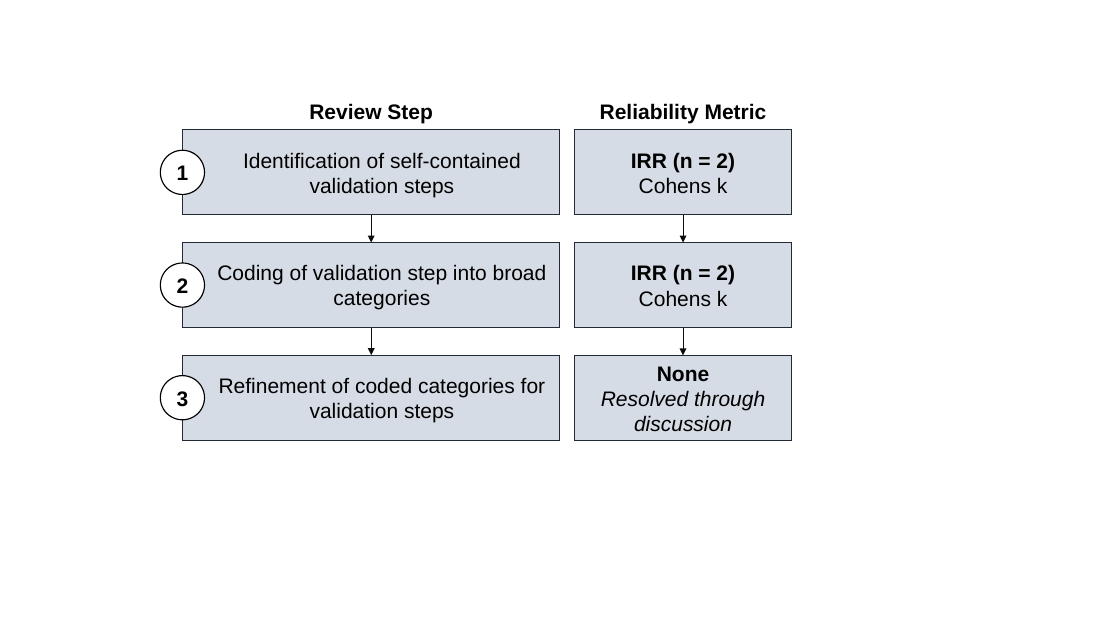
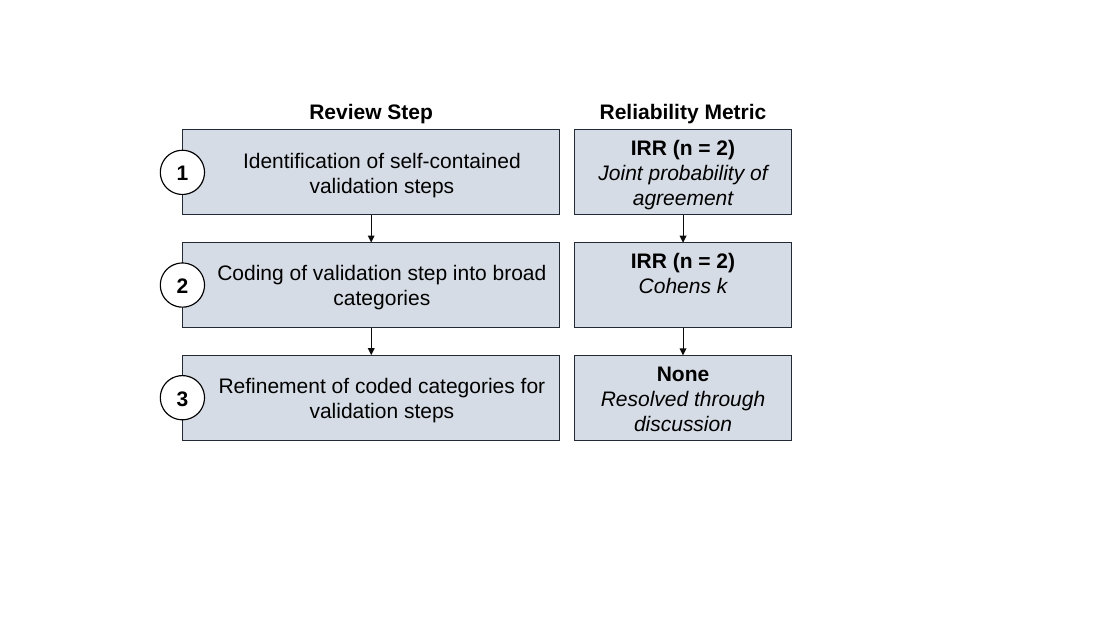
Before and after one commit to lukasbirki/Review_Validity, a slide deck: slide 1 of Review/3_plots/output/Presentation1.pptx. Drawn at 1120x630 pixels with LibreOffice and Linux fonts; fonts in the diff are those of the drawing. Boxes give left, top, right and bottom in pixels: in the first picture for what was removed or moved away, otherwise in the second. Text is boxed around its words. In the diff, an @@ line names an element or a change of style, - is before the commit and + after.

```diff
--- a/Review/3_plots/output/Presentation1.pptx
+++ b/Review/3_plots/output/Presentation1.pptx
@@ text in rectangle at box(598, 139, 767, 210): text changed; bold off; italic on @@
-IRR (n = 2)
-Cohens k
+IRR (n = 2)
+Joint probability of agreement
@@ rectangle "IRR (n = 2) Cohens ..." at box(575, 243, 791, 328): italic on in "Cohens k" @@
```
Also in this commit, not shown: 23 other files.
